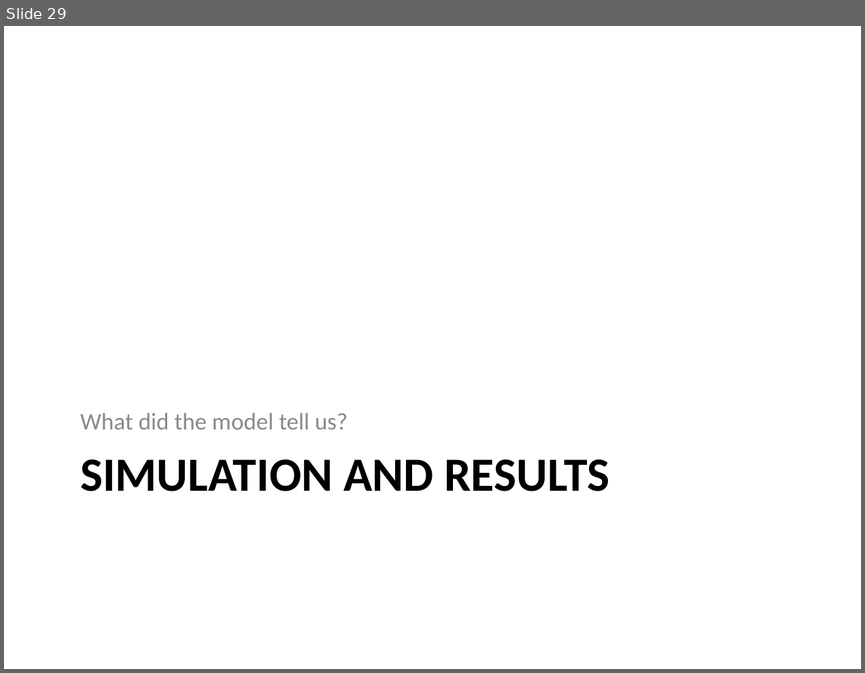
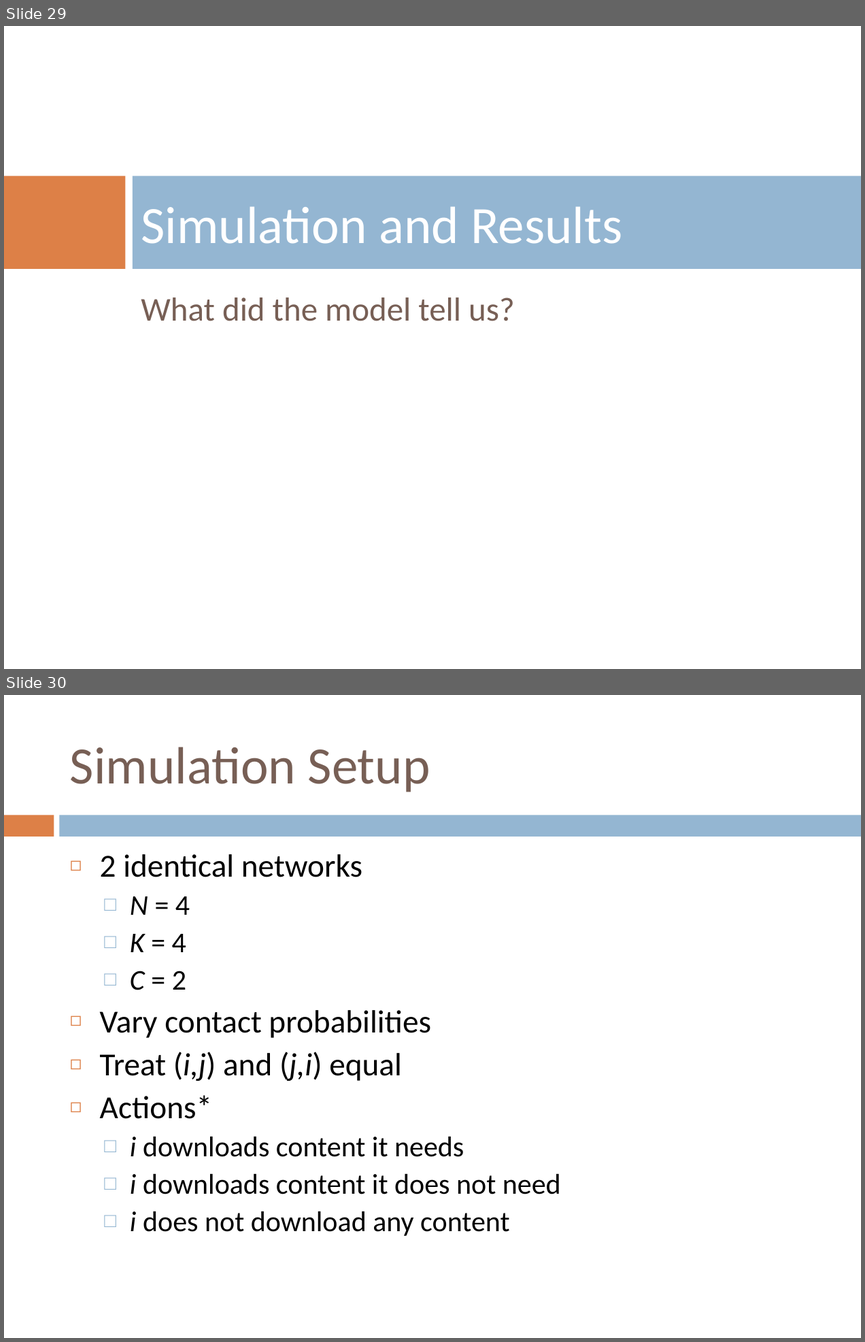
Before and after one commit to mazzas/School, a slide deck: SE4960/Journal Club/Minimum Latency Data Diffusion in Intermittently Connected Mobile.ppt. Shown one above the other, each under a label of ours: slide 29 before the commit, slides 29 and 30 after it. The pictures are 865x673 and 865x1342 pixels, drawn with LibreOffice and Linux fonts; fonts in the diff are those of the drawing; background and template pictures are left out. Boxes give left, top, right and bottom in pixels: in the first picture for what was removed or moved away, otherwise in the second. Text is boxed around its words. In the diff, an @@ line names an element or a change of style, - is before the commit and + after.

```diff
--- a/SE4960/Journal Club/Minimum Latency Data Diffusion in Intermittently Connected Mobile.ppt
+++ b/SE4960/Journal Club/Minimum Latency Data Diffusion in Intermittently Connected Mobile.ppt
@@ slide 30 added at bbox=[4, 695, 861, 1338], background #FFFFFF @@
@@ title added at bbox=[70, 747, 430, 792], 44 pt, text #775F55 @@
+Simulation Setup
@@ rectangle added at bbox=[4, 815, 54, 836], fill #DD8047 @@
@@ rectangle added at bbox=[60, 815, 861, 836], fill #94B6D2 @@
@@ text added at bbox=[100, 854, 561, 1236], 24 pt, text #000000 @@
+◻ 2 identical networks
+  □ N = 4
+  □ K = 4
+  □ C = 2
+◻ Vary contact probabilities
+◻ Treat (i,j) and (j,i) equal
+◻ Actions*
+  □ i downloads content it needs
+  □ i downloads content it does not need
+  □ i does not download any content
@@ slide 29 changed as well @@
@@ rectangle added at bbox=[4, 176, 126, 269], fill #DD8047 @@
@@ title "Simulation and Results" at bbox=[141, 206, 622, 244]: vertical alignment top to middle @@
@@ rectangle added at bbox=[133, 176, 861, 269], fill #94B6D2 @@
@@ title at bbox=[141, 206, 622, 244]: text changed; size 40 to 44 pt; text colour #000000 to #FFFFFF; bold off @@
-SIMULATION AND RESULTS
+Simulation and Results
@@ text "What did the model tell ...": place and size @@
-text "What did the model tell ..." at bbox=[80, 413, 347, 429]
+text "What did the model tell ..." at bbox=[141, 297, 515, 321]
@@ text "What did the model tell ..." at bbox=[141, 297, 515, 321]: size 20 to 28 pt, text colour #898989 to #775F55; more space between paragraphs; vertical alignment bottom to top @@
```
Also in this commit, not shown: 31 other slides changed, 4 other slides added, 3 slides removed, 3 other files.
